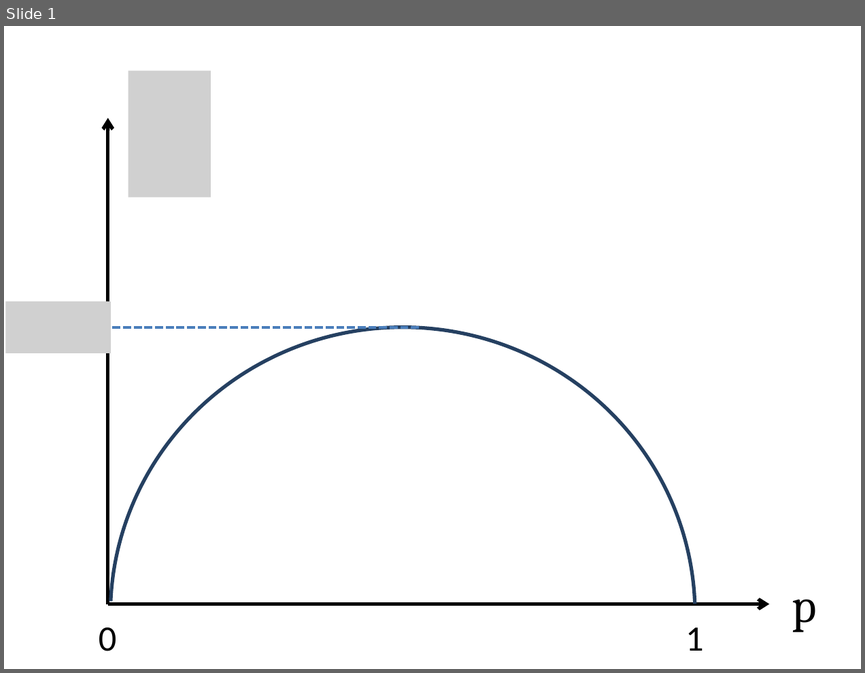
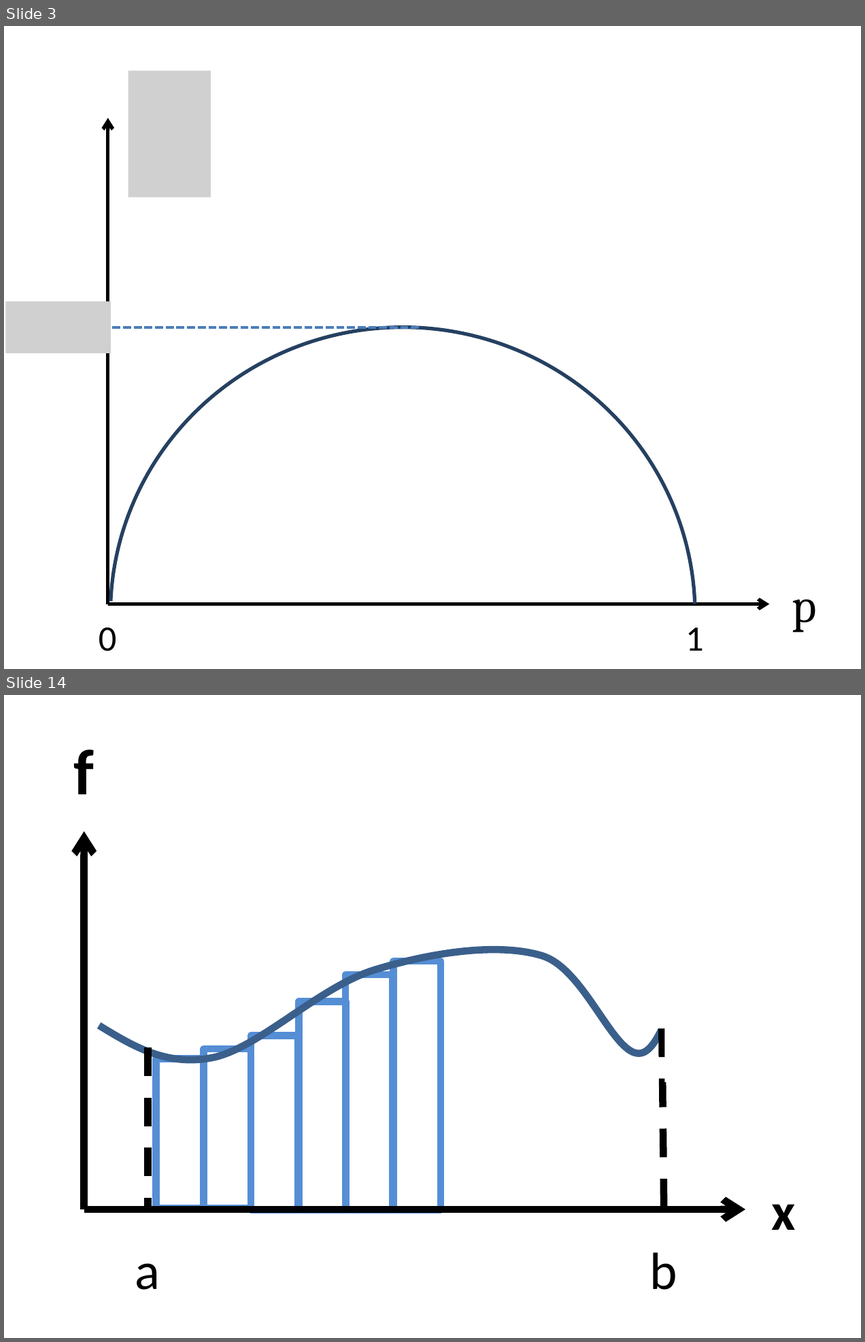
Before and after one commit to sophiahenckell/HIWI_Computersimulation, a slide deck: Bilder.pptx. Shown one above the other, each under a label of ours: slide 1 before the commit, slides 3 and 14 after it; the slides between them are not shown. The pictures are 865x673 and 865x1342 pixels, drawn with LibreOffice and Linux fonts; fonts in the diff are those of the drawing; grey boxes stand for pictures. Boxes give left, top, right and bottom in pixels: in the first picture for what was removed or moved away, otherwise in the second. Text is boxed around its words. In the diff, an @@ line names an element or a change of style, - is before the commit and + after.

```diff
--- a/Bilder.pptx
+++ b/Bilder.pptx
@@ slide 14 added at (4,695,861,1338), background #FFFFFF @@
@@ text added at (73,749,94,794), 54 pt, text #000000, bold @@
+f
@@ rectangle added at (664,813,763,1081), fill #FFFFFF @@
@@ arrow added from (84, 1209) to (84, 831), #000000 6 pt @@
@@ freeform shape added at (99,836,730,1060), outline #3A5F8C 6 pt @@
@@ rectangle added at (345,974,392,1209), outline #558ED5 6 pt @@
@@ rectangle added at (393,962,440,1210), outline #558ED5 6 pt @@
@@ rectangle added at (637,981,686,1028), fill #FFFFFF @@
@@ rectangle added at (298,1002,346,1210), outline #558ED5 6 pt @@
@@ rectangle added at (251,1035,298,1209), outline #558ED5 6 pt @@
@@ line added from (662, 1028) to (664, 1225), #000000 6 pt dashed @@
@@ line added from (148, 1047) to (148, 1209), #000000 6 pt dashed @@
@@ rectangle added at (156,1058,203,1207), outline #558ED5 6 pt @@
@@ rectangle added at (204,1049,251,1208), outline #558ED5 6 pt @@
@@ text added at (772,1204,796,1229), 44 pt, text #000000, bold @@
+x
@@ arrow added from (84, 1209) to (745, 1209), #000000 6 pt @@
@@ text added at (135,1263,160,1289), 44 pt, text #000000 @@
+a
@@ text added at (650,1252,677,1289), 44 pt, text #000000 @@
+b
@@ what was slide 1 is now slide 3 @@
```
Also in this commit, not shown: 26 other slides added, 5 other files.
